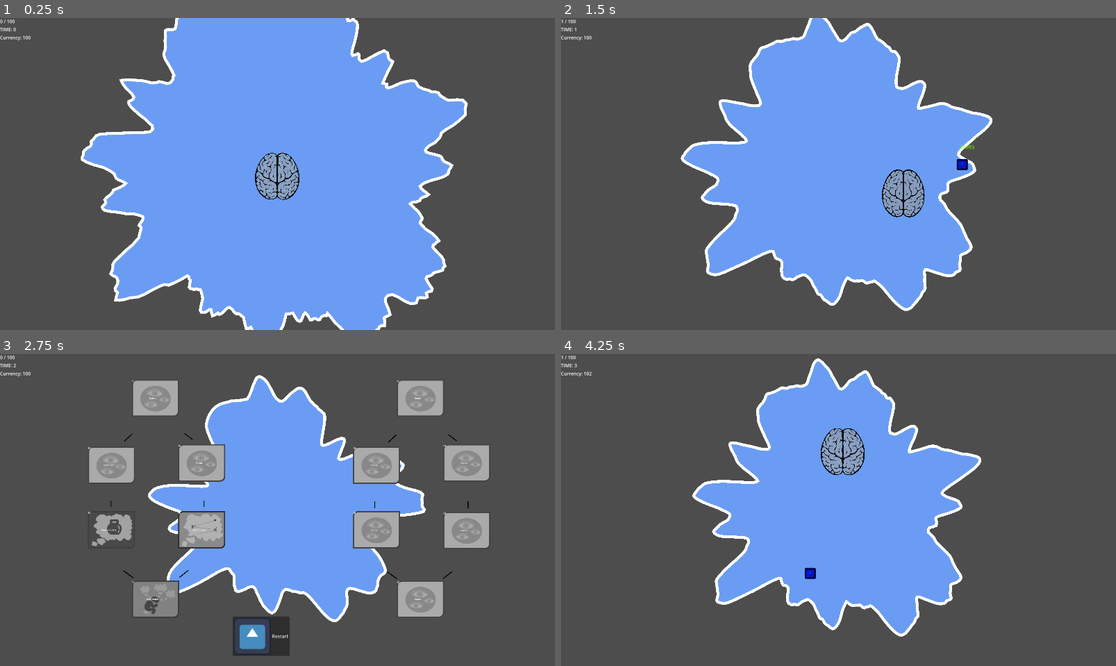
Above: before the commit, frames 1-4 (two rows, left to right).
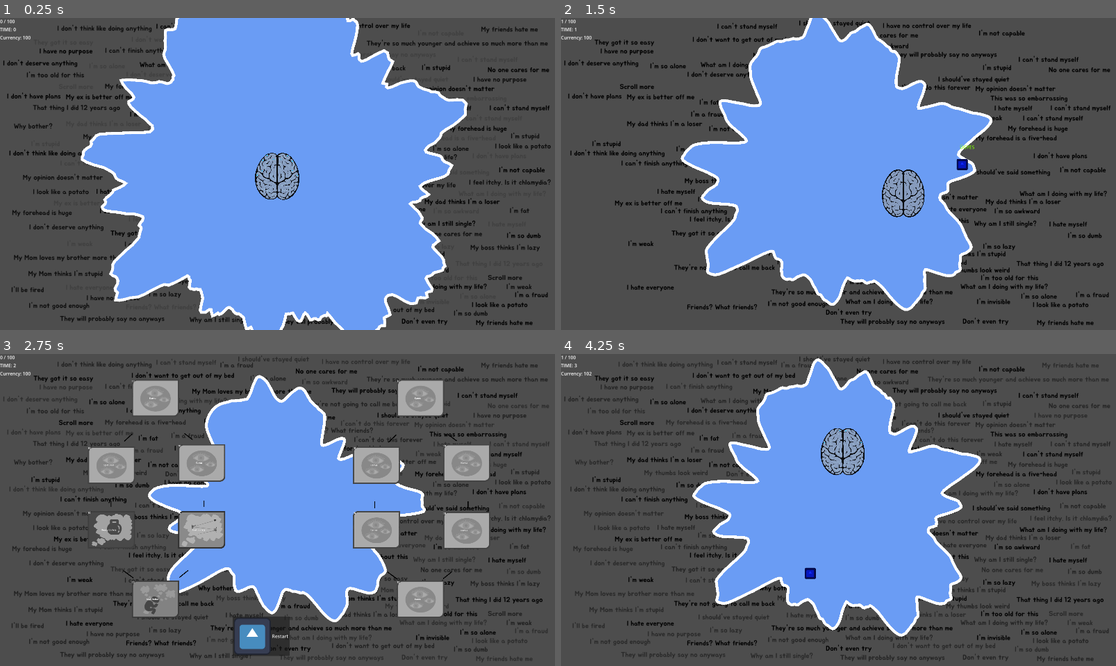
Above: after the commit, the same moments.

Repository: ekaktusz/bullet-hell-jam-7
Game: Godot game, scene res://Scenes/Map/Map.tscn
The game is run twice, just before and just after one commit, with the same random seed, the same clock (stepped at 60 frames per second) and the same inputs. The engine's default icon, where the game draws it, is replaced by a stand-in: a white triangle on a blue panel in a dark square.
Inputs (mouse positions are in pixels of both pictures, inside the frame that each line leads up to):
- Up to frame 1 (0.25 s): no input
- Up to frame 2 (1.5 s): move the mouse to (960, 158) at 0.52 s; hold Right (ui_right) 0.53-1.28 s; click (960, 158) at 0.67 s; move the mouse to (727, 189) at 1.27 s; hold Down (ui_down) from 1.28 s (still down)
- Up to frame 3 (2.75 s): move the mouse to (333, 441) at 2.02 s; release Down (ui_down) at 2.03 s; hold Right (ui_right) from 2.03 s (still down)
- Up to frame 4 (4.25 s): release Right (ui_right) at 2.75 s; click "Restart" at 2.75 s; move the mouse to (810, 572) at 3.52 s; hold Up (ui_up) from 3.53 s (still down); click (810, 572) at 3.67 s

The runs differ from the first frame. In frame 1, 3.7% of the frame differs, in the area x 0-100%, y 1-99%; in frame 2, 4.9%; in frame 3, 6.0%; in frame 4, 6.6%, in the area x 0-100%, y 0-99%.

Commit message:
background anim

Diff:
--- /dev/null
+++ b/Scenes/Background/Background.tscn
@@ -0,0 +1,106 @@
+[gd_scene format=3 uid="uid://6ql7orc87pyo"]
+
+[ext_resource type="Texture2D" uid="uid://x5wri66rc4e3" path="res://assets/bg_cloud_1_small.png" id="1_8bmej"]
+[ext_resource type="Texture2D" uid="uid://vb1j6drxiaqb" path="res://assets/bg_cloud_2_small.png" id="2_m0ouw"]
+[ext_resource type="Texture2D" uid="uid://iaa31ys8q2qm" path="res://assets/bg_cloud_3_small.png" id="3_dyxss"]
+
+[sub_resource type="Animation" id="Animation_8bmej"]
+length = 0.001
+tracks/0/type = "value"
+tracks/0/imported = false
+tracks/0/enabled = true
+tracks/0/path = NodePath("Sprite2D:modulate")
+tracks/0/interp = 1
+tracks/0/loop_wrap = true
+tracks/0/keys = {
+"times": PackedFloat32Array(0),
+"transitions": PackedFloat32Array(1),
+"update": 0,
+"values": [Color(1, 1, 1, 1)]
+}
+tracks/1/type = "value"
+tracks/1/imported = false
+tracks/1/enabled = true
+tracks/1/path = NodePath("Sprite2D2:modulate")
+tracks/1/interp = 1
+tracks/1/loop_wrap = true
+tracks/1/keys = {
+"times": PackedFloat32Array(0),
+"transitions": PackedFloat32Array(1),
+"update": 0,
+"values": [Color(1, 1, 1, 1)]
+}
+tracks/2/type = "value"
+tracks/2/imported = false
+tracks/2/enabled = true
+tracks/2/path = NodePath("Sprite2D3:modulate")
+tracks/2/interp = 1
+tracks/2/loop_wrap = true
+tracks/2/keys = {
+"times": PackedFloat32Array(0),
+"transitions": PackedFloat32Array(1),
+"update": 0,
+"values": [Color(1, 1, 1, 1)]
+}
+
+[sub_resource type="Animation" id="Animation_m0ouw"]
+resource_name = "pulse"
+length = 3.0
+loop_mode = 2
+tracks/0/type = "value"
+tracks/0/imported = false
+tracks/0/enabled = true
+tracks/0/path = NodePath("Sprite2D:modulate")
+tracks/0/interp = 1
+tracks/0/loop_wrap = true
+tracks/0/keys = {
+"times": PackedFloat32Array(0, 1.5, 3),
+"transitions": PackedFloat32Array(1, 1, 1),
+"update": 0,
+"values": [Color(1, 1, 1, 1), Color(1, 1, 1, 0), Color(1, 1, 1, 1)]
+}
+tracks/1/type = "value"
+tracks/1/imported = false
+tracks/1/enabled = true
+tracks/1/path = NodePath("Sprite2D2:modulate")
+tracks/1/interp = 1
+tracks/1/loop_wrap = true
+tracks/1/keys = {
+"times": PackedFloat32Array(0, 1.5, 3),
+"transitions": PackedFloat32Array(1, 1, 1),
+"update": 0,
+"values": [Color(1, 1, 1, 1), Color(1, 1, 1, 1), Color(1, 1, 1, 0)]
+}
+tracks/2/type = "value"
+tracks/2/imported = false
+tracks/2/enabled = true
+tracks/2/path = NodePath("Sprite2D3:modulate")
+tracks/2/interp = 1
+tracks/2/loop_wrap = true
+tracks/2/keys = {
+"times": PackedFloat32Array(0, 1.5, 3),
+"transitions": PackedFloat32Array(1, 1, 1),
+"update": 0,
+"values": [Color(1, 1, 1, 0), Color(1, 1, 1, 1), Color(1, 1, 1, 1)]
+}
+
+[sub_resource type="AnimationLibrary" id="AnimationLibrary_dyxss"]
+_data = {
+&"RESET": SubResource("Animation_8bmej"),
+&"pulse": SubResource("Animation_m0ouw")
+}
+
+[node name="Background" type="Node2D" unique_id=7939586]
+
+[node name="Sprite2D" type="Sprite2D" parent="." unique_id=1986080815]
+texture = ExtResource("1_8bmej")
+
+[node name="Sprite2D2" type="Sprite2D" parent="." unique_id=2125574849]
+texture = ExtResource("2_m0ouw")
+
+[node name="Sprite2D3" type="Sprite2D" parent="." unique_id=474794205]
+texture = ExtResource("3_dyxss")
+
+[node name="AnimationPlayer" type="AnimationPlayer" parent="." unique_id=727934434]
+libraries/ = SubResource("AnimationLibrary_dyxss")
+autoplay = &"pulse"
--- a/Scenes/Map/Map.tscn
+++ b/Scenes/Map/Map.tscn
@@ -2,11 +2,14 @@
 
 [ext_resource type="Script" uid="uid://dd85av81hor4g" path="res://Scenes/Map/map.gd" id="1_jolfa"]
 [ext_resource type="PackedScene" uid="uid://bitvbcwrjf4ek" path="res://Scenes/Brain/Brain.tscn" id="2_03x5g"]
+[ext_resource type="PackedScene" uid="uid://6ql7orc87pyo" path="res://Scenes/Background/Background.tscn" id="2_urk12"]
 [ext_resource type="Script" uid="uid://ce8kxmo4af7g6" path="res://Scenes/Map/bullet_manager.gd" id="3_tuo0m"]
 [ext_resource type="PackedScene" uid="uid://drjbxrwgj3lo3" path="res://Scenes/SkillTree/skill_tree.tscn" id="4_yju8x"]
 
 [node name="Map" type="Node2D" unique_id=63672224]
 script = ExtResource("1_jolfa")
+
+[node name="Background" parent="." unique_id=7939586 instance=ExtResource("2_urk12")]
 
 [node name="Polygon2D" type="Polygon2D" parent="." unique_id=1770936711]
 color = Color(0.41625053, 0.61317456, 0.96004814, 1)
Binary file added: assets/bg_cloud_1_small.png
Not shown, added: assets/bg_cloud_1_small.png.import
Binary file added: assets/bg_cloud_2_small.png
Not shown, added: assets/bg_cloud_2_small.png.import
Binary file added: assets/bg_cloud_3_small.png
Not shown, added: assets/bg_cloud_3_small.png.import
